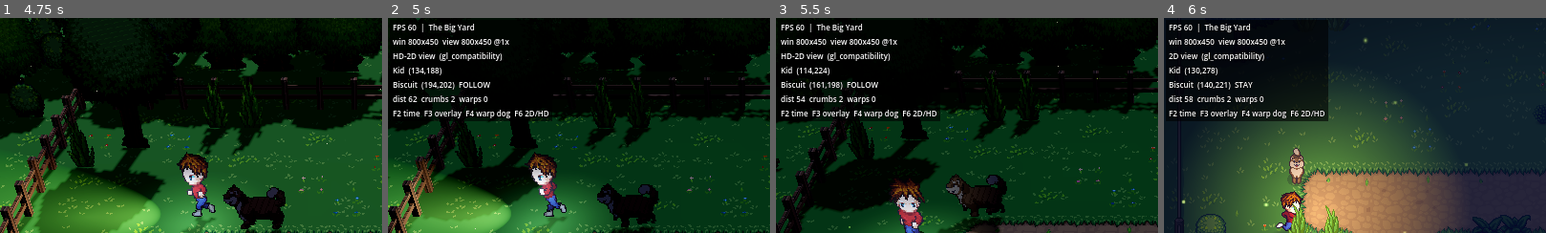
Above: before the commit, frames 1-4 (left to right).
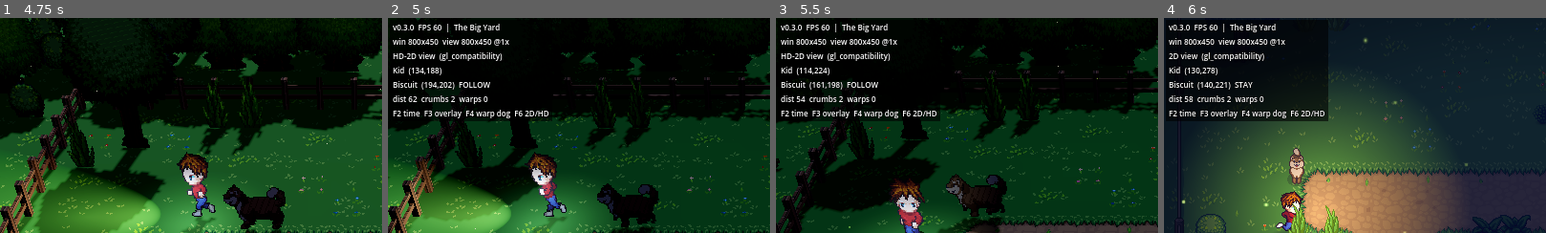
Above: after the commit, the same moments.

Repository: Er2oneousbit/evermore2
Game: Godot game, scene res://realms/big_yard/yard_hd.tscn
The game is run twice, just before and just after one commit, with the same random seed, the same clock (stepped at 60 frames per second) and the same inputs.
Inputs (mouse positions are % of the whole screen's width and height, from its top left):
- Up to frame 1 (4.75 s): move the mouse to (72, 45) at 0.52 s; hold D (move_right) 0.53-1.28 s; tap J (attack) at 0.6, 2.85 s; click (72, 45) at 0.67 s; tap Space at 0.77, 1.52, 3.02, 3.77, 4.52 s; move the mouse to (30, 55) at 1.27 s; hold S (move_down) 1.28-2.03 s; tap E (dog_toggle_stay) at 1.35 s; move the mouse to (60, 28) at 2.02 s; hold D (move_right) 2.03-2.78 s; hold F (toggle_light) 2.03-2.78 s; move the mouse to (45, 70) at 2.77 s; hold W (move_up) 2.78-3.53 s; click (45, 70) at 2.92 s; move the mouse to (80, 65) at 3.52 s; hold E (dog_toggle_stay) 3.53-4.28 s; hold A (move_left) from 3.53 s (still down); tap F2 (debug_cycle_time) at 4.15 s; move the mouse to (20, 35) at 4.27 s; tap F (toggle_light) at 4.35 s
- Up to frame 2 (5 s): keep holding A (move_left); tap F3 (debug_overlay) at 4.9 s
- Up to frame 3 (5.5 s): move the mouse to (55, 50) at 5.02 s; release A (move_left) at 5.03 s; hold S (move_down) from 5.03 s (still down); tap J (attack) at 5.1 s; click (55, 50) at 5.17 s
- Up to frame 4 (6 s): tap F6 (debug_toggle_view) at 5.65 s; move the mouse to (35, 25) at 5.77 s; release S (move_down) at 5.78 s; hold D (move_right) from 5.78 s (still down); tap E (dog_toggle_stay) at 5.85 s
The pictures show only the part of the screen within x 0-50%, y 0-50%; the shares and areas given below are measured in that part.

Frame 1 is identical in both runs. In frame 2, 0.5% of the frame differs, in the area x 1-30%, y 2-7%; in frame 3, 0.5%; in frame 4, 0.5%.

Commit message:
Repo setup for going public, like Colonia
Public-facing: a player-facing README (try it, controls, credits),
an MIT license for the code (the art keeps its own licenses), a
bug-report-only issue form, CONTRIBUTING, a code of conduct, a
security policy, and a workflow that closes outside pull requests.

Tracking: docs/ROADMAP.md (the plan, next up, decisions, a Done entry
per version, back-filled to v0.0.1) and docs/DEVELOPMENT.md (setup,
commands, tests, art pipeline, rules, branches and the release
checklist). The version lives in project.godot and shows on F3.

CI runs the headless tests on every push. Both test runners now cap
frames: a script that fails to compile used to hang its test until a
5-minute timeout (forever in the PowerShell runner); now the suite
fails in under 5 s with the parse errors. Measured by breaking
atmosphere.gd. A parse check on import was dropped: Godot's import
skips scripts nothing loads, so a broken probe script passed it.

CLAUDE.md becomes a local, gitignored file.

Co-Authored-By: Claude Opus 5.5 <noreply@anthropic.com>

Diff:
--- a/project.godot
+++ b/project.godot
@@ -11,6 +11,7 @@
 [application]
 
 config/name="Secret of Evermore 2: Return to Evermore"
+config/version="0.3.0"
 config/description="A fan sequel to Secret of Evermore (1995). Top-down action RPG, modern pixel art."
 run/main_scene="res://realms/big_yard/yard_hd.tscn"
 config/features=PackedStringArray("4.7", "Forward Plus")
--- a/ui/debug_overlay/debug_overlay.gd
+++ b/ui/debug_overlay/debug_overlay.gd
@@ -1,5 +1,5 @@
 # =============================================================================
-# debug_overlay.gd  -  F3 overlay: FPS, positions, dog AI state, realm
+# debug_overlay.gd  -  F3 overlay: version, FPS, positions, dog AI state, realm
 # -----------------------------------------------------------------------------
 # WHAT:  A text panel drawn above everything (CanvasLayer 100). Owned by the
 #        Debug autoload, so it exists in every scene automatically.
@@ -33,7 +33,9 @@
 
 func _build_text() -> String:
 	var lines: PackedStringArray = []
-	lines.append("FPS %d  |  %s" % [Engine.get_frames_per_second(), Names.text(GameState.current_realm)])
+	# Version first: bug reports ask players to copy these top lines.
+	lines.append("v%s  FPS %d  |  %s" % [ProjectSettings.get_setting("application/config/version", "?"),
+			Engine.get_frames_per_second(), Names.text(GameState.current_realm)])
 	var win := get_tree().root.size
 	lines.append("win %dx%d  view %dx%d @%dx" % [win.x, win.y, ScreenScaler.view_size.x, ScreenScaler.view_size.y, ScreenScaler.scale])
 	lines.append("%s  (%s)" % ["HD-2D view" if ScreenScaler.native_3d else "2D view", RenderingServer.get_current_rendering_method()])
Not shown, added: .github/ISSUE_TEMPLATE/bug_report.md
Not shown, added: .github/ISSUE_TEMPLATE/config.yml
Not shown, added: .github/workflows/ci.yml
Not shown, added: .github/workflows/close-pull-requests.yml
Not shown, changed: .gitignore
Not shown, removed: CLAUDE.md
Not shown, added: CODE_OF_CONDUCT.md
Not shown, added: CONTRIBUTING.md
Not shown, added: LICENSE
Not shown, changed: README.md
Not shown, added: SECURITY.md
Not shown, added: docs/DEVELOPMENT.md
(and 5 more such lines)
